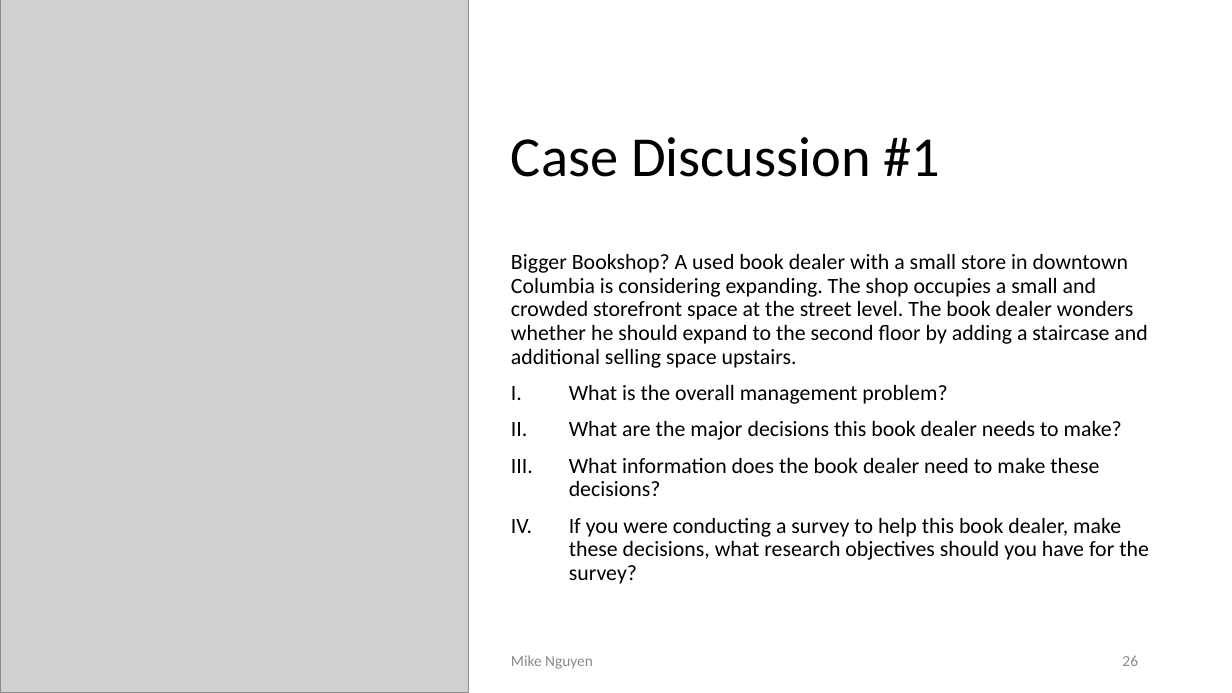
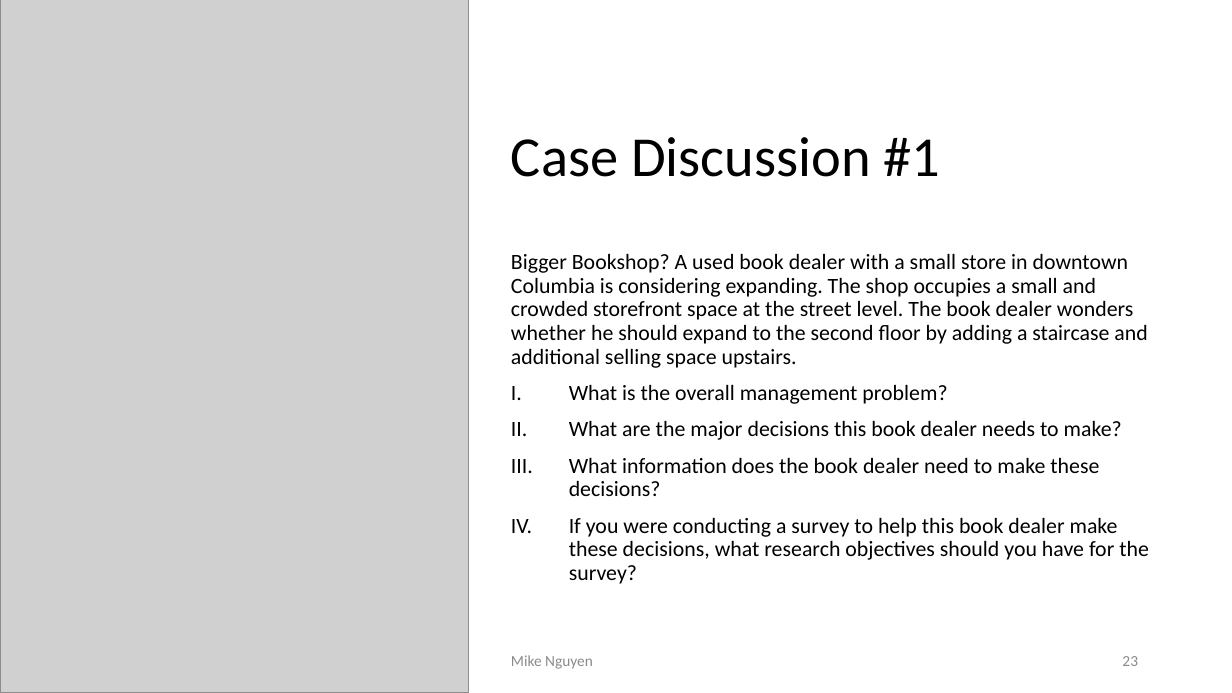
Before and after one commit to mikenguyen13/mar4050_S23_1, a slide deck: slide 23 of lectures/2/2_Problem & Intro to Project.pptx (slide 26 before the commit). Drawn at 1232x693 pixels with LibreOffice and Linux fonts; fonts in the diff are those of the drawing; grey boxes stand for pictures. Boxes give left, top, right and bottom in pixels: in the first picture for what was removed or moved away, otherwise in the second. Text is boxed around its words. In the diff, an @@ line names an element or a change of style, - is before the commit and + after.

Commit message:
update lecture

```diff
--- a/lectures/2/2_Problem & Intro to Project.pptx
+++ b/lectures/2/2_Problem & Intro to Project.pptx
@@ text at bbox=[569, 518, 1149, 584]: text changed @@
-IV. If you were conducting a survey to help this book dealer, make these decisions, what research objectives should you have for the survey?
+IV. If you were conducting a survey to help this book dealer make these decisions, what research objectives should you have for the survey?
@@ page number at bbox=[1122, 656, 1138, 666]: text changed @@
-26
+23
```
Also in this commit, not shown: 2 other slides changed, 3 slides removed, 1 other file.
